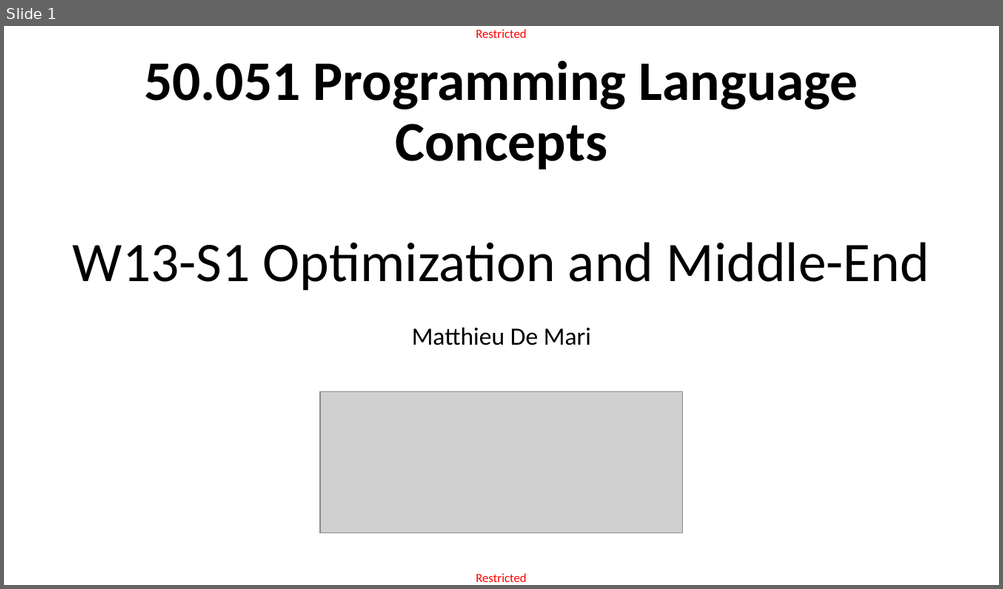
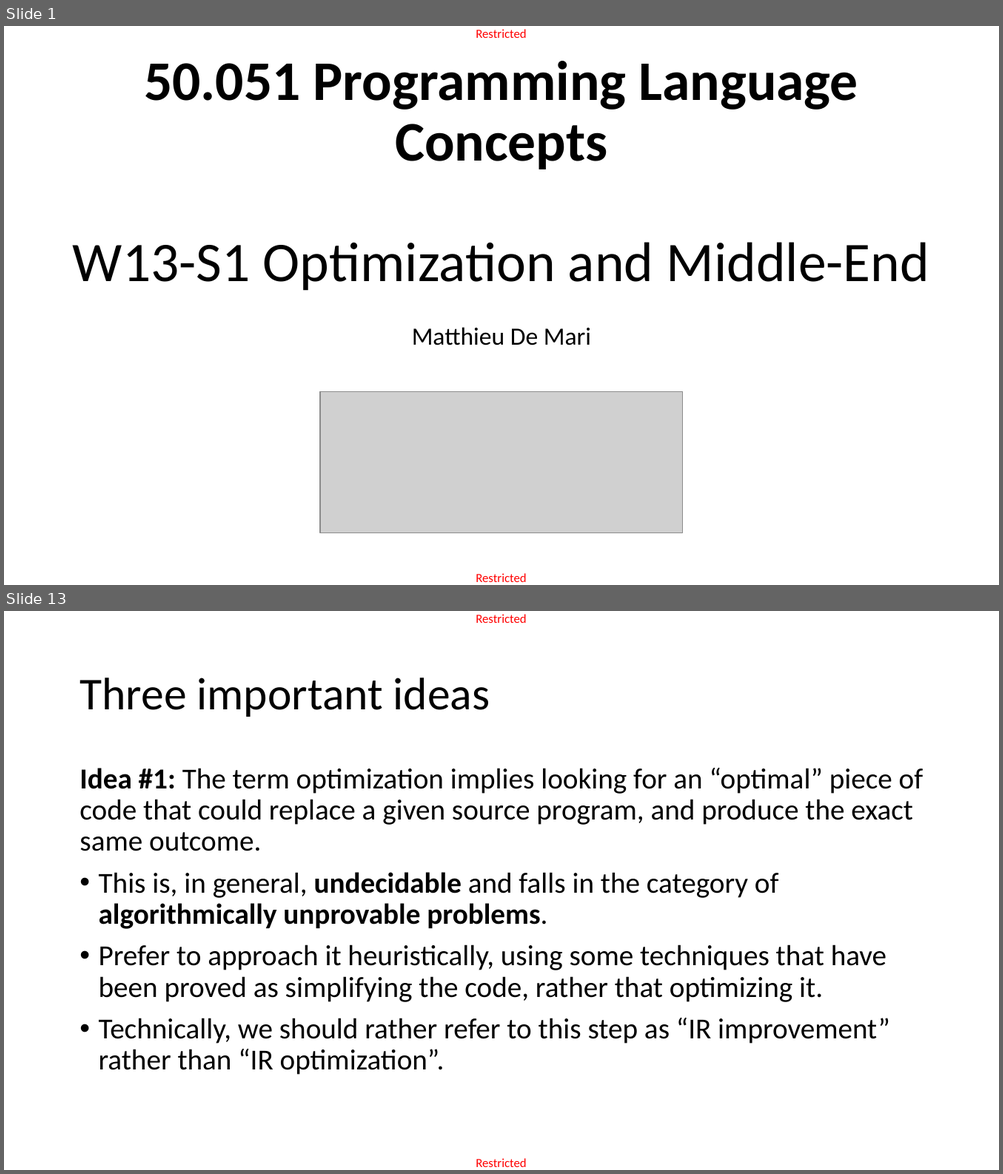
Before and after one commit to matthieudemari/SUTD_PLC_50_051, a slide deck: W13/W13S1/W13S1.pptx. Shown one above the other, each under a label of ours: slide 1 before the commit, slides 1 and 13 after it; the slides between them are not shown. The pictures are 1003x589 and 1003x1174 pixels, drawn with LibreOffice and Linux fonts; fonts in the diff are those of the drawing; grey boxes stand for pictures. Boxes give left, top, right and bottom in pixels: in the first picture for what was removed or moved away, otherwise in the second. Text is boxed around its words. In the diff, an @@ line names an element or a change of style, - is before the commit and + after.

```diff
--- a/W13/W13S1/W13S1.pptx
+++ b/W13/W13S1/W13S1.pptx
@@ slide 13 added at (x1=4, y1=611, x2=999, y2=1170), background #FFFFFF; not listed: 2 template elements that a slide beside it also shows @@
@@ title added at (x1=79, y1=678, x2=490, y2=717), 44 pt, text #000000 @@
+Three important ideas
@@ text added at (x1=79, y1=768, x2=923, y2=1075), 28 pt, text #000000 @@
+Idea #1: The term optimization implies looking for an “optimal” piece of code that could replace a given source program, and produce the exact same outcome.
+• This is, in general, undecidable and falls in the category of algorithmically unprovable problems.
+• Prefer to approach it heuristically, using some techniques that have been proved as simplifying the code, rather that optimizing it.
+• Technically, we should rather refer to this step as “IR improvement” rather than “IR optimization”.
```
Also in this commit, not shown: 85 other slides added, 6 other files.
